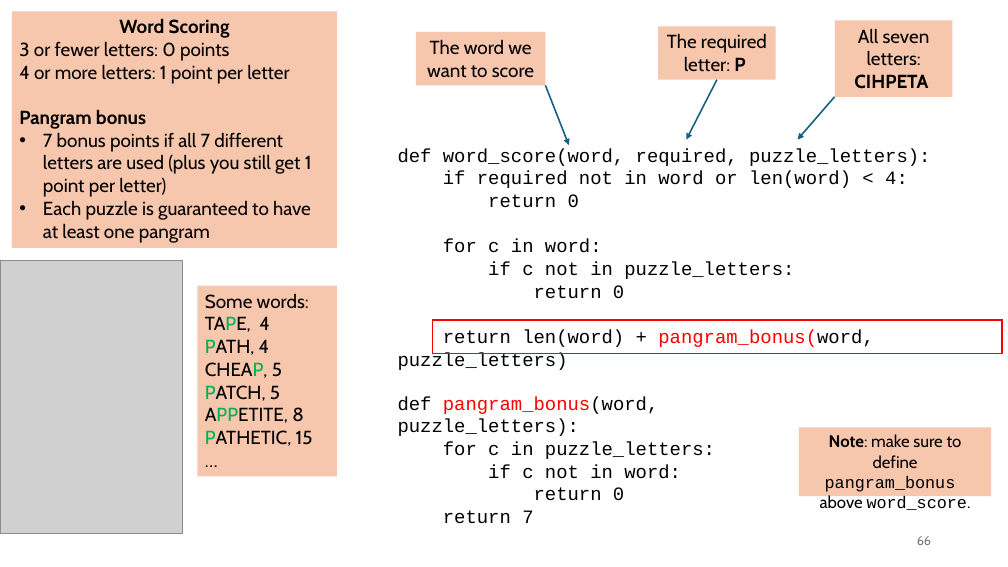
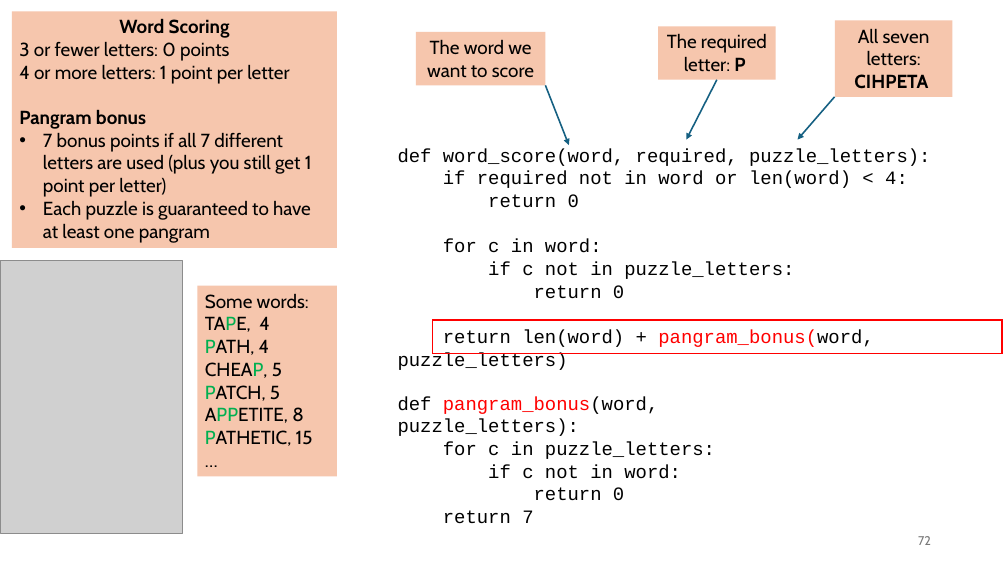
Before and after one commit to tjd1234/cmpt120spring2026, a slide deck: slide 72 of lecture_notes/chapter7/chapter7.pptx (slide 66 before the commit). Drawn at 1008x567 pixels with LibreOffice and Linux fonts; fonts in the diff are those of the drawing; grey boxes stand for pictures. Boxes give left, top, right and bottom in pixels: in the first picture for what was removed or moved away, otherwise in the second. Text is boxed around its words. In the diff, an @@ line names an element or a change of style, - is before the commit and + after.

```diff
--- a/lecture_notes/chapter7/chapter7.pptx
+++ b/lecture_notes/chapter7/chapter7.pptx
@@ rectangle removed at [799,427,991,496] @@
-Note: make sure to define pangram_bonus above word_score.
@@ page number at [918,536,931,545]: text changed @@
-66
+72
```
Also in this commit, not shown: 18 other slides changed, 6 slides added, 2 other files.
